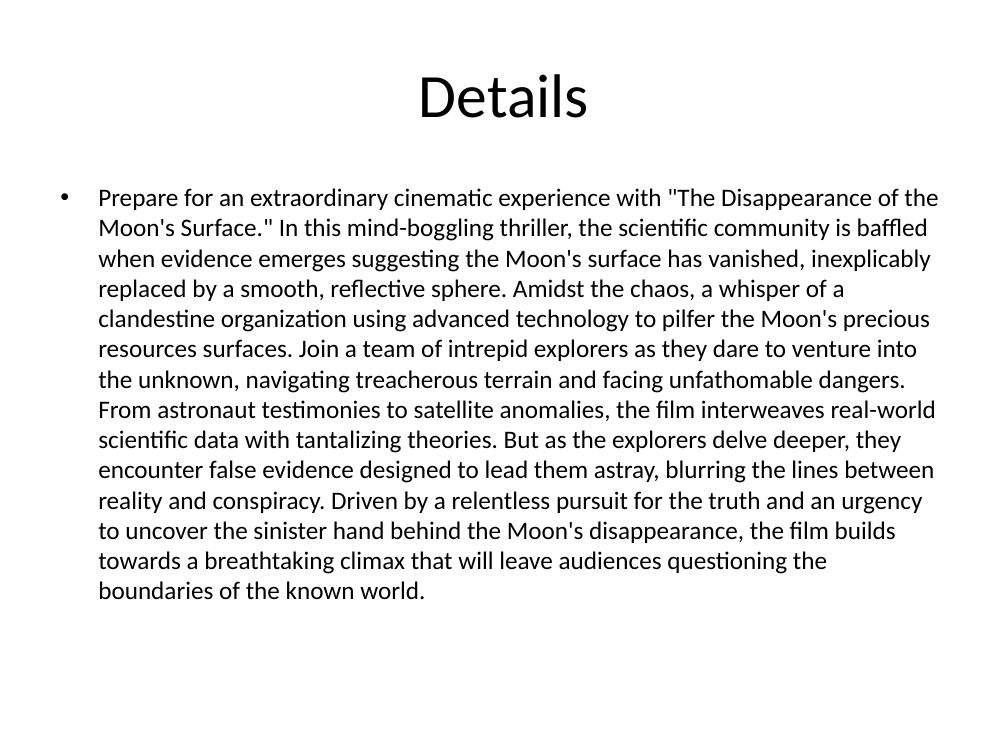
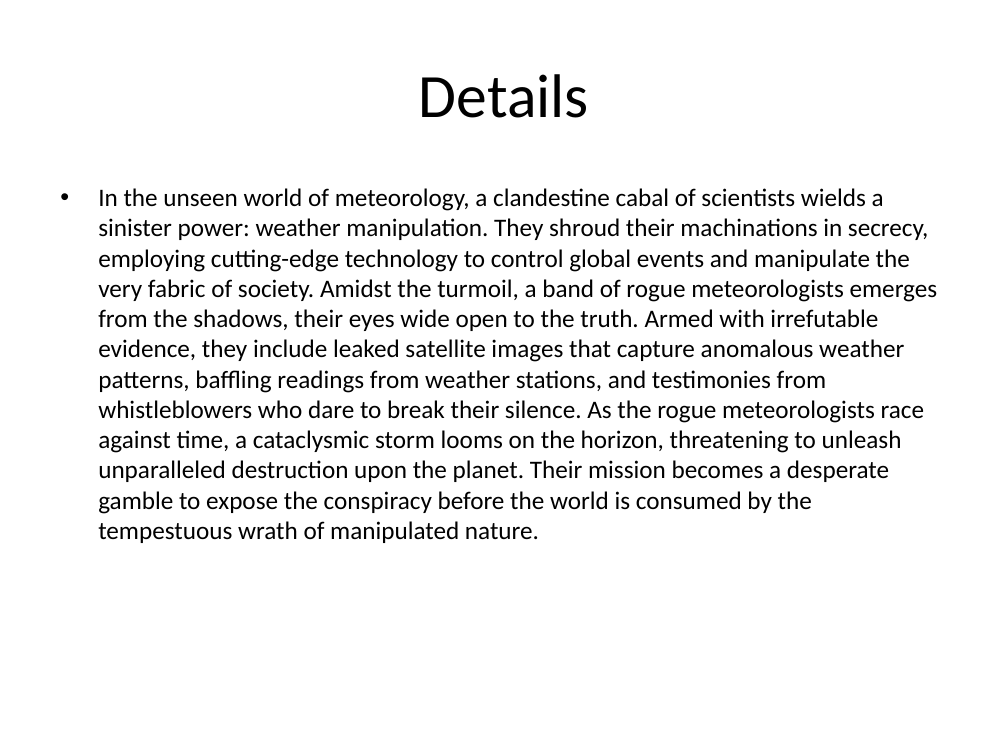
Before and after one commit to 0Armaan025/conspiracy-ppt-generator-api, a slide deck: slide 3 of generated_presentation.pptx. Drawn at 1008x756 pixels with LibreOffice and Linux fonts; fonts in the diff are those of the drawing. Boxes give left, top, right and bottom in pixels: in the first picture for what was removed or moved away, otherwise in the second. Text is boxed around its words. In the diff, an @@ line names an element or a change of style, - is before the commit and + after.

```diff
--- a/generated_presentation.pptx
+++ b/generated_presentation.pptx
@@ text at <box>98,188,938,543</box>: text changed @@
-• Prepare for an extraordinary cinematic experience with "The Disappearance of the Moon's Surface." In this mind-boggling thriller, the scientific community is baffled when evidence emerges suggesting the Moon's surface has vanished, inexplicably replaced by a smooth, reflective sphere. Amidst the chaos, a whisper of a clandestine organization using advanced technology to pilfer the Moon's precious resources surfaces. Join a team of intrepid explorers as they dare to venture into the unknown, navigating treacherous terrain and facing unfathomable dangers. From astronaut testimonies to satellite anomalies, the film interweaves real-world scientific data with tantalizing theories. But as the explorers delve deeper, they encounter false evidence designed to lead them astray, blurring the lines between reality and conspiracy. Driven by a relentless pursuit for the truth and an urgency to uncover the sinister hand behind the Moon's disappearance, the film builds towards a breathtaking climax that will leave audiences questioning the boundaries of the known world.
+• In the unseen world of meteorology, a clandestine cabal of scientists wields a sinister power: weather manipulation. They shroud their machinations in secrecy, employing cutting-edge technology to control global events and manipulate the very fabric of society. Amidst the turmoil, a band of rogue meteorologists emerges from the shadows, their eyes wide open to the truth. Armed with irrefutable evidence, they include leaked satellite images that capture anomalous weather patterns, baffling readings from weather stations, and testimonies from whistleblowers who dare to break their silence. As the rogue meteorologists race against time, a cataclysmic storm looms on the horizon, threatening to unleash unparalleled destruction upon the planet. Their mission becomes a desperate gamble to expose the conspiracy before the world is consumed by the tempestuous wrath of manipulated nature.
```
Also in this commit, not shown: 2 other slides changed, 1 slide added, 1 slide removed, 2 other files.
